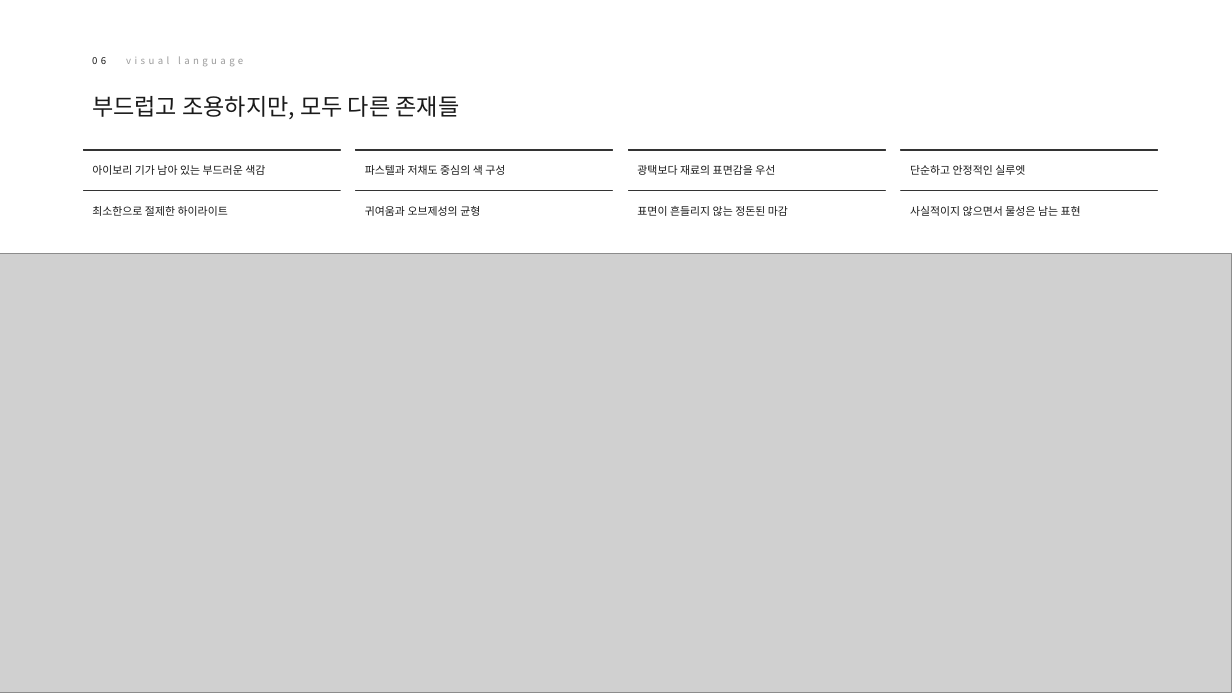
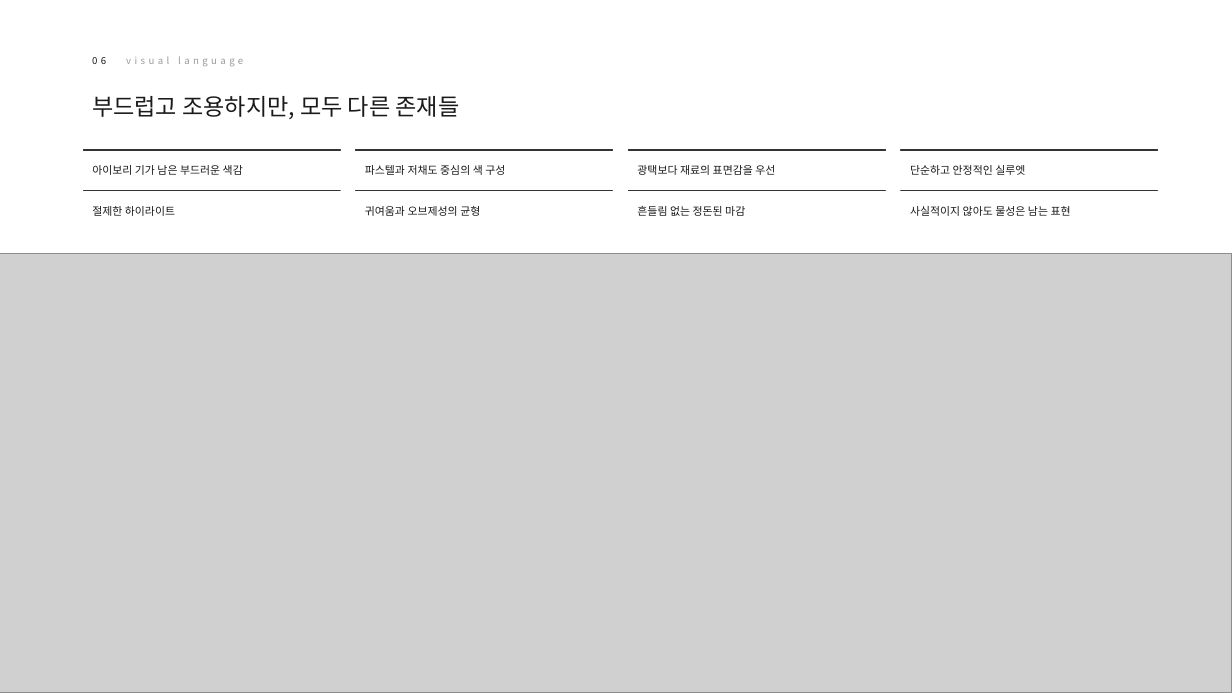
Before and after one commit to yehol/hoho, a slide deck: slide 7 of Wuzu_Tokki_IP_소개서_20260922.pptx. Drawn at 1232x693 pixels with LibreOffice and Linux fonts; fonts in the diff are those of the drawing; grey boxes stand for pictures. Boxes give left, top, right and bottom in pixels: in the first picture for what was removed or moved away, otherwise in the second. Text is boxed around its words. In the diff, an @@ line names an element or a change of style, - is before the commit and + after.

```diff
--- a/Wuzu_Tokki_IP_소개서_20260922.pptx
+++ b/Wuzu_Tokki_IP_소개서_20260922.pptx
@@ text at (92,165,243,175): text changed @@
-아이보리 기가 남아 있는 부드러운 색감
+아이보리 기가 남은 부드러운 색감
@@ text at (92,206,175,216): text changed @@
-최소한으로 절제한 하이라이트
+절제한 하이라이트
@@ text at (637,206,745,216): text changed @@
-표면이 흔들리지 않는 정돈된 마감
+흔들림 없는 정돈된 마감
@@ text at (910,206,1071,216): text changed @@
-사실적이지 않으면서 물성은 남는 표현
+사실적이지 않아도 물성은 남는 표현
```
Also in this commit, not shown: 8 other slides changed, 6 other files.
